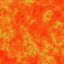
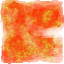
Layer changes from the first 64px x 64px image to the second:
added group "Calque 9" with 2 layers above "Calque 2" over [0, 0, 64, 64]
moved "Calque 8" into group "Calque 9" over [0, 0, 64, 64]
moved "Calque 7" into group "Calque 9" over [0, 0, 64, 64]
